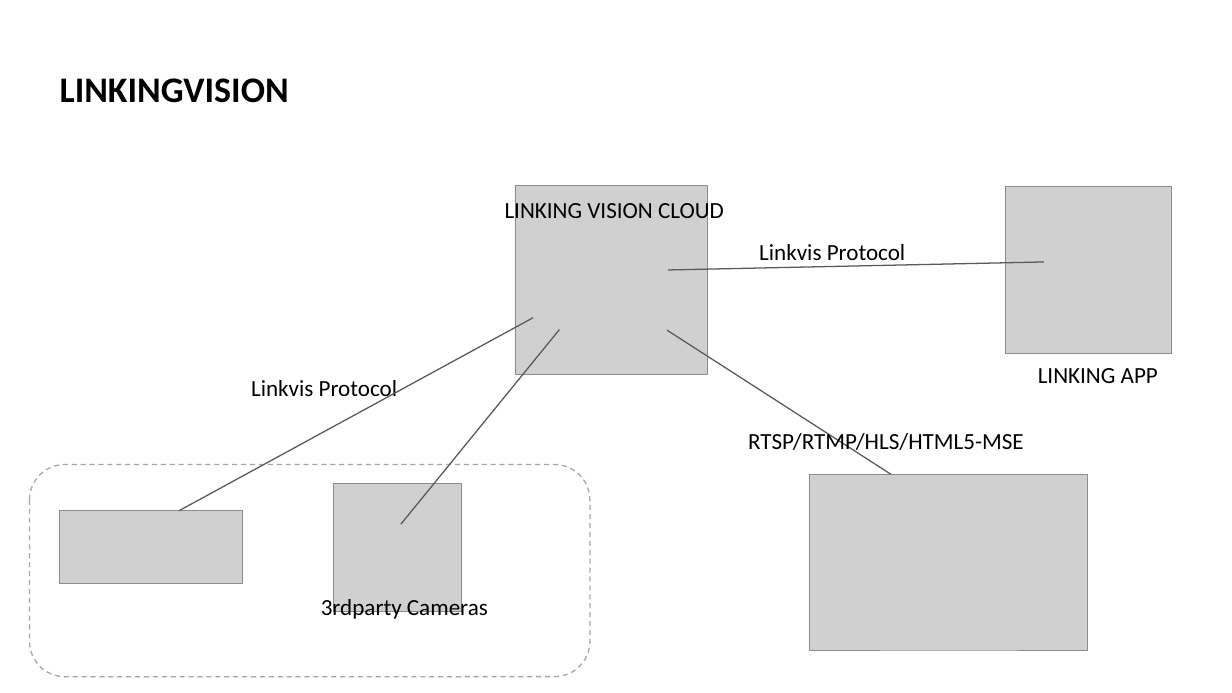
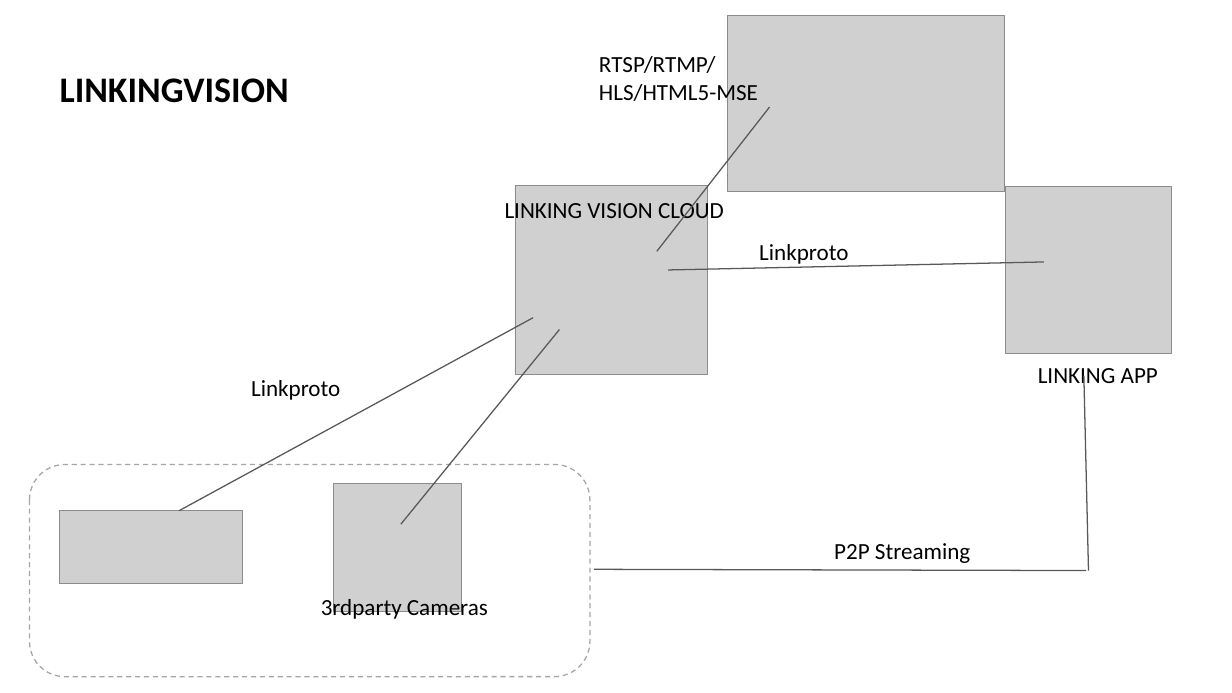
Before and after one commit to duzhanyuan/linkingvision, a slide deck: slide 1 of doc/linkingvision.pptx. Drawn at 1232x693 pixels with LibreOffice and Linux fonts; fonts in the diff are those of the drawing; grey boxes stand for pictures. Boxes give left, top, right and bottom in pixels: in the first picture for what was removed or moved away, otherwise in the second. Text is boxed around its words. In the diff, an @@ line names an element or a change of style, - is before the commit and + after.

```diff
--- a/doc/linkingvision.pptx
+++ b/doc/linkingvision.pptx
@@ picture: place and size @@
-picture at (810, 475, 1087, 651)
+picture at (727, 16, 1005, 191)
@@ text at (599, 56, 758, 107): text changed @@
-RTSP/RTMP/HLS/HTML5-MSE
+RTSP/RTMP/
+HLS/HTML5-MSE
@@ line moved from (892, 475) - (667, 330) to (770, 107) - (657, 251) @@
@@ text at (759, 244, 848, 266): text changed @@
-Linkvis Protocol
+Linkproto
@@ text at (251, 380, 340, 400): text changed @@
-Linkvis Protocol
+Linkproto
@@ line added from (1089, 570) to (1084, 376), #595959 1 pt @@
@@ line added from (594, 569) to (1087, 570), #595959 1 pt @@
@@ text added at (834, 543, 970, 563), 18 pt, text #000000 @@
+P2P Streaming
```
Also in this commit, not shown: 1 slide added, 9 other files.
